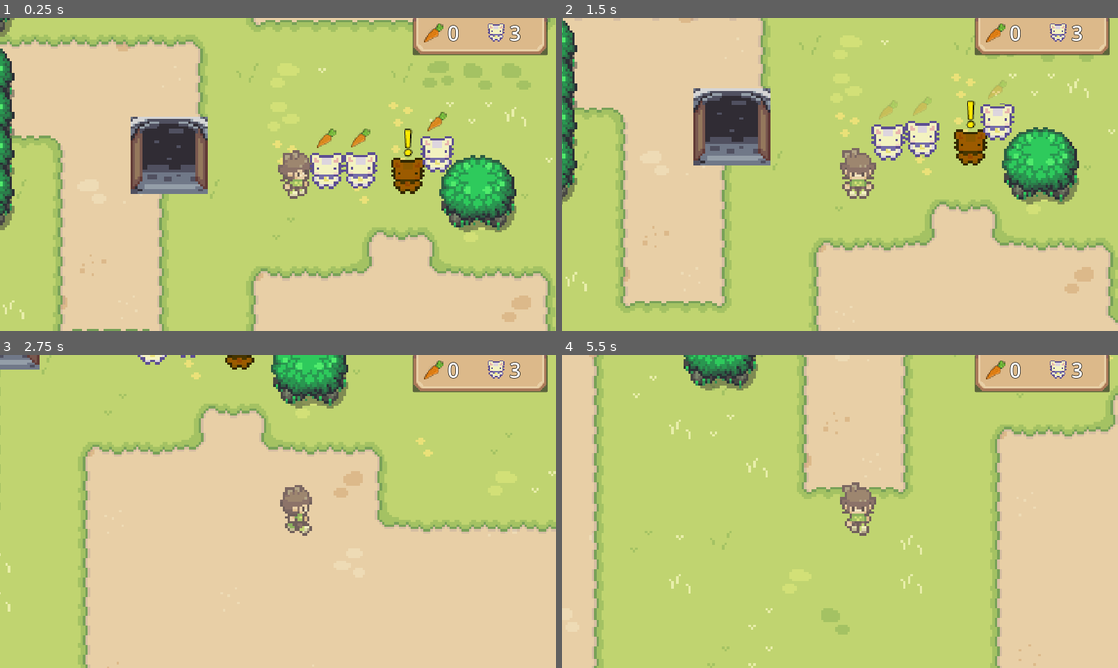
Above: before the commit, frames 1-4 (two rows, left to right).
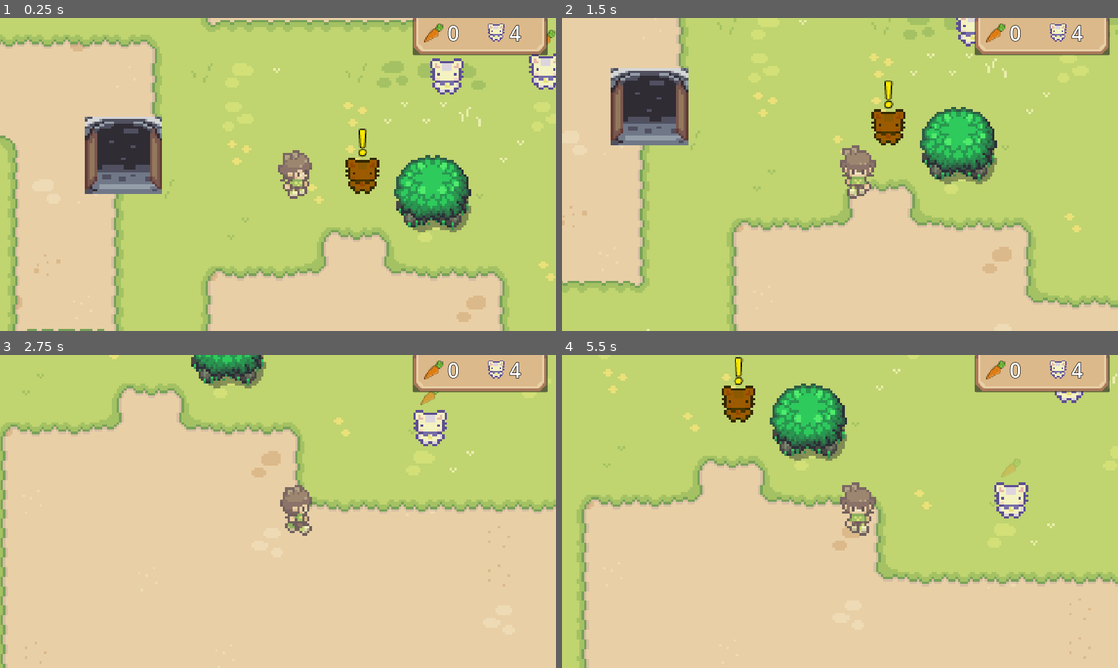
Above: after the commit, the same moments.

Repository: LukeRichardGoddard/GameJam2025
Game: Godot game, scene res://Scenes/GameScene/game_scene.tscn
The game is run twice, just before and just after one commit, with the same random seed, the same clock (stepped at 60 frames per second) and the same inputs. Sound files missing from this copy of the repository are replaced by a short silence.
Inputs:
- Up to frame 1 (0.25 s): no input
- Up to frame 2 (1.5 s): hold D (move_right) 0.53-1.28 s; tap Space (interact) at 0.6, 1.35 s; hold S (move_down) from 1.28 s (still down)
- Up to frame 3 (2.75 s): release S (move_down) at 2.03 s; hold D (move_right) from 2.03 s (still down); tap Space (interact) at 2.1 s
- Up to frame 4 (5.5 s): release D (move_right) at 2.78 s; hold W (move_up) 2.78-3.53 s; tap Space (interact) every 0.75 s from 2.85 to 5.1 s; hold A (move_left) 3.53-5.03 s; hold S (move_down) from 5.03 s (still down)

The runs differ from the first frame. In frame 1, 37% of the frame differs, in the area x 0-100%, y 0-100%; in frame 2, 49%; in frame 3, 28%; in frame 4, 65%.

Commit message:
add recurring random bunny movement

Diff:
--- a/Scenes/Bunny/bunny.gd
+++ b/Scenes/Bunny/bunny.gd
@@ -5,6 +5,7 @@
 var can_interact: bool = false
 var carrot_tween = create_tween().set_loops()
 
+var is_spawning: bool = true
 var spawn_position: Vector2
 
 var destination: Vector2
@@ -15,20 +16,25 @@
 	if destination:
 		dist_to_dest = destination - global_position
 		direction_normal = dist_to_dest.normalized()
-		velocity = direction_normal * 100 * _delta
-		if dist_to_dest.x * dist_to_dest.y < 3:
-			randomiseDestination()
+		if dist_to_dest.x > 2 and dist_to_dest.y > 2:
+			velocity = direction_normal * 500 * _delta
+		else:
+			velocity = Vector2.ZERO
 	else:
 		randomiseDestination()
-
 	move_and_slide()
 
 func randomiseDestination():
 	randomize()
-	destination = Vector2(randi() % 100 - 50, randi() % 100 - 50)
+	destination = Vector2(randi() % 200 + 50, randi() % 100 - 50)
+
+func randomisePosition():
+	randomize()
+	position = Vector2(randi() % 200 + 50, randi() % 100 - 50)
 
 func _ready() -> void:
 	carrot_tween.tween_property($NeedsCarrot, "modulate:a", 0, 2).from_current()
+	_on_timer_timeout()
 
 func _process(_delta: float) -> void:
 	if Input.is_action_just_pressed("interact") and can_interact:
@@ -65,3 +71,9 @@
 	has_been_fed = true
 	if SceneManager.bunny_count == 0:
 		SceneManager.has_quest = true
+
+
+func _on_timer_timeout() -> void:
+	randomiseDestination()
+	$Timer.wait_time = randf() * 3.0
+	$Timer.start()
--- a/Scenes/Bunny/bunny.tscn
+++ b/Scenes/Bunny/bunny.tscn
@@ -254,8 +254,18 @@
 motion_mode = 1
 script = ExtResource("1_j457d")
 
+[node name="BunnyCollider" type="Area2D" parent="."]
+collision_layer = 2
+collision_mask = 2
+
+[node name="CollisionShape2D" type="CollisionShape2D" parent="BunnyCollider"]
+light_mask = 2
+visibility_layer = 3
+shape = SubResource("CapsuleShape2D_txv1u")
+
 [node name="CollisionShape2D" type="CollisionShape2D" parent="."]
 light_mask = 2
+visibility_layer = 3
 shape = SubResource("CapsuleShape2D_txv1u")
 
 [node name="AnimatedSprite2D" type="AnimatedSprite2D" parent="."]
@@ -286,3 +296,9 @@
 scale = Vector2(1.5, 1.5)
 text = "Hello, this is a test "
 label_settings = SubResource("LabelSettings_fepku")
+
+[node name="Timer" type="Timer" parent="."]
+wait_time = 0.001
+
+[connection signal="body_entered" from="BunnyCollider" to="." method="_on_bunny_collider_body_entered"]
+[connection signal="timeout" from="Timer" to="." method="_on_timer_timeout"]
--- a/Scenes/GameScene/game_scene.gd
+++ b/Scenes/GameScene/game_scene.gd
@@ -1,12 +1,13 @@
 extends Node2D
+
+const STARTING_BUNNIES: int = 4
 
 var bunny_scene: PackedScene = preload("res://Scenes/Bunny/bunny.tscn")
 
 func _ready() -> void:
 	if SceneManager.start_game:
-		for i in 3:
+		for i in STARTING_BUNNIES:
 			new_bunny()
-		print(SceneManager.start_game)
 		SceneManager.start_game = false
 	bunny_loader()
 	if SceneManager.music_on:
@@ -19,7 +20,8 @@
 
 func new_bunny():
 	var new_bunny = bunny_scene.instantiate()
-	new_bunny.position = Vector2(randi() % 100 - 50, randi() % 100 - 50)
+	new_bunny.position = Vector2(randi() % 200 + 50, randi() % 100 - 50)
+	new_bunny.spawn_position = new_bunny.position
 	new_bunny.name = "Bunny" + str(SceneManager.bunny_count)
 	SceneManager.bunny_node.add_child(new_bunny)
 	SceneManager.bunny_count += 1
@@ -27,18 +29,15 @@
 func bunny_loader():
 	if not SceneManager.bunny_node.get_child_count() == 0:
 		for i in SceneManager.bunny_node.get_children():
-			#i.set_process(true)
 			i.position = i.spawn_position
 			i.reparent($ObstacleLayer/Bunnies)
 
 func _exit_tree() -> void:
 	if not $ObstacleLayer/Bunnies.get_child_count() == 0:
 		for i in $ObstacleLayer/Bunnies.get_children():
-			#i.set_process(false)
 			i.spawn_position = i.position
 			i.position = Vector2(1000,1000)
 			i.reparent(SceneManager.bunny_node)
-			print(i.name)
 	if SceneManager.music_on:
 		SceneManager.outdoor_music_time = SceneManager.outdoor_music.get_playback_position()
 		SceneManager.outdoor_music.stop()
